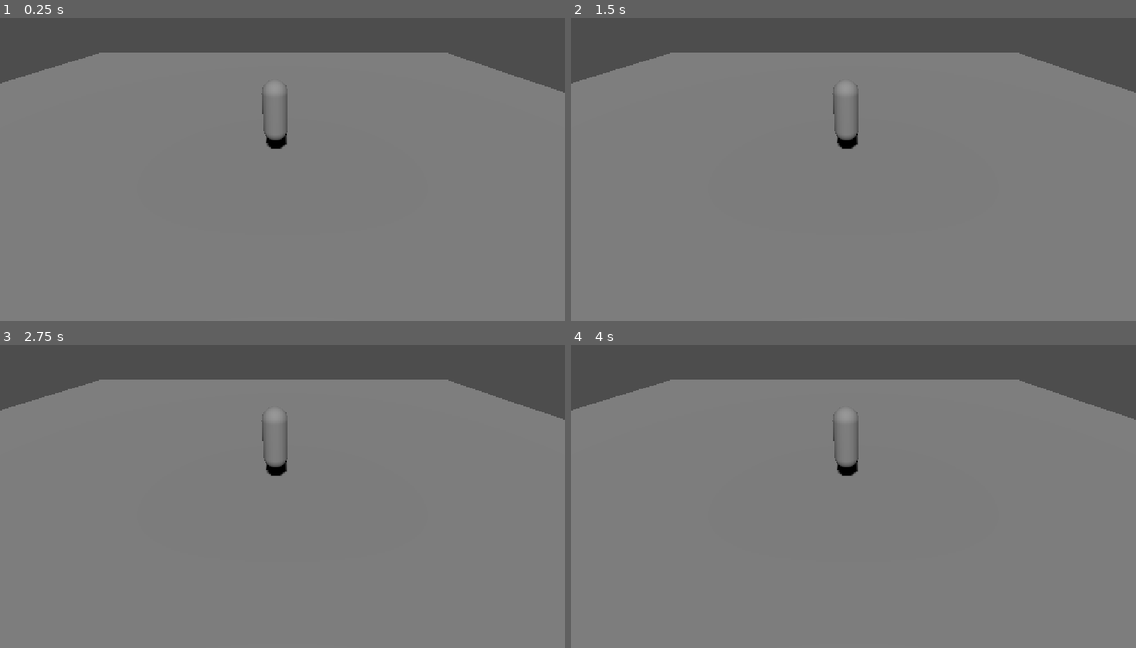
Above: before the commit, frames 1-4 (two rows, left to right).
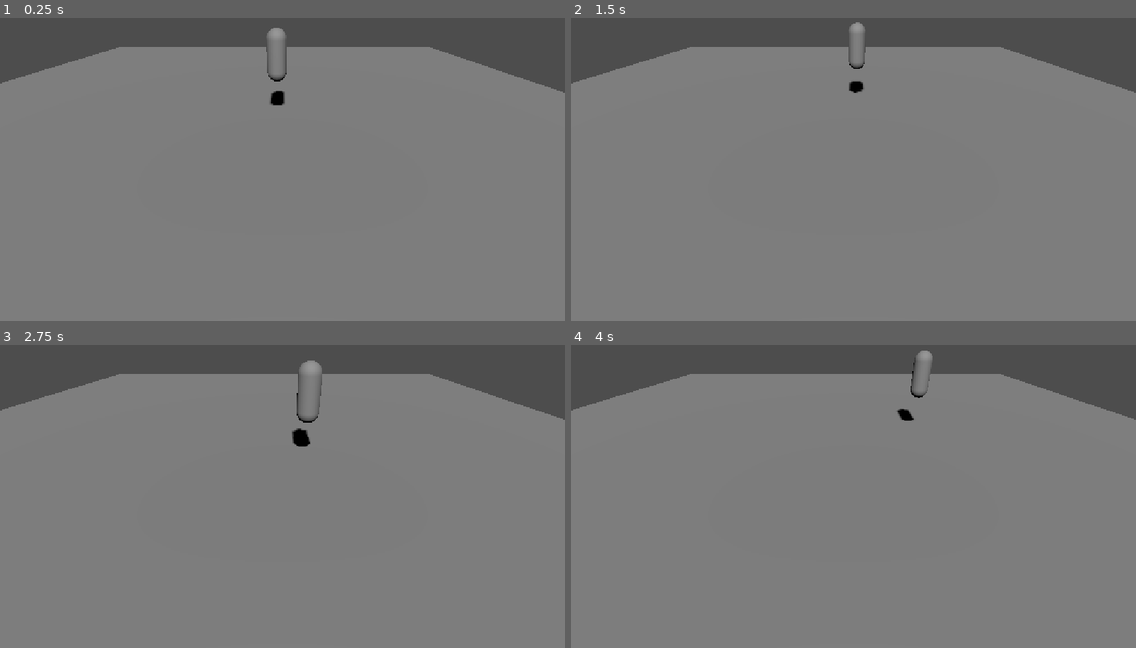
Above: after the commit, the same moments.

Repository: santiagotafur2026/ultimo-turno
Game: Godot game, scene res://main.tscn
Two runs of this game, one before a commit and one after it. Both use one fixed random seed, a clock stepped at 60 frames per second and the inputs below.
Inputs:
- Up to frame 1 (0.25 s): no input
- Up to frame 2 (1.5 s): tap Enter at 0.5 s; hold D (move_right) 0.53-1.28 s; hold Shift (correr) 0.53-1.28 s; hold S (move_down) from 1.28 s (still down); tap Shift (correr) at 1.35 s
- Up to frame 3 (2.75 s): release S (move_down) at 2.03 s; hold D (move_right) from 2.03 s (still down); hold Shift (correr) from 2.03 s (still down)
- Up to frame 4 (4 s): release D (move_right) at 2.78 s; release Shift (correr) at 2.78 s; hold W (move_up) 2.78-3.53 s; tap Shift (correr) at 2.85 s; hold A (move_left) from 3.53 s (still down); hold Shift (correr) from 3.53 s (still down)

The runs differ from the first frame. In frame 1, 1.7% of the frame differs, in the area x 18-79%, y 3-44%; in frame 2, 1.6%; in frame 3, 1.8%, in the area x 18-79%, y 5-44%; in frame 4, 1.7%.

Commit message:
T7 N2 - Tarea A - arranque y frenado
T7 N2 - Tarea A - arranque y frenado

Diff:
--- a/main.gd
+++ b/main.gd
@@ -1,6 +1,6 @@
 extends Node3D
 
-# Pon false para reproducir el "ANTES" (falta la acción 'correr').
+
 const REGISTRAR_CORRER = true
 
 func _ready():
--- a/main.tscn
+++ b/main.tscn
@@ -1,6 +1,7 @@
 [gd_scene format=3 uid="uid://b17nywy4nuhkd"]
 
 [ext_resource type="Script" uid="uid://bk2r7qus8smkx" path="res://main.gd" id="1_ig7tw"]
+[ext_resource type="Script" uid="uid://dfqesq0cjixqx" path="res://personaje.gd" id="2_0xm2m"]
 
 [sub_resource type="BoxShape3D" id="BoxShape3D_uxa2c"]
 size = Vector3(30, 1, 30)
@@ -53,21 +54,25 @@
 mesh = SubResource("BoxMesh_hchaj")
 
 [node name="Camera3D" type="Camera3D" parent="." unique_id=733500645]
-transform = Transform3D(1, 0, 0, 0, 0.81915206, 0.57357645, 0, -0.57357645, 0.81915206, 0.7829555, -0.57456946, 7.108408)
+transform = Transform3D(1, 0, 0, 0, 0.81915206, 0.57357645, 0, -0.57357645, 0.81915206, 0.7829555, -0.57456946, 9.917257)
 current = true
 fov = 68.17596
 
-[node name="CharacterBody3D" type="CharacterBody3D" parent="." unique_id=426956505]
+[node name="Personaje" type="CharacterBody3D" parent="." unique_id=426956505 node_paths=PackedStringArray("camara")]
+script = ExtResource("2_0xm2m")
+camara = NodePath("../Camera3D")
+speed_correr = 2.0
+tiempo_arranque = 0.3
 
-[node name="CollisionShape3D" type="CollisionShape3D" parent="CharacterBody3D" unique_id=649337984]
+[node name="CollisionShape3D" type="CollisionShape3D" parent="Personaje" unique_id=649337984]
 shape = SubResource("CapsuleShape3D_r6318")
 
-[node name="Modelo" type="Node3D" parent="CharacterBody3D" unique_id=453985227]
+[node name="Modelo" type="Node3D" parent="Personaje" unique_id=453985227]
 transform = Transform3D(-1, 0, -8.742278e-08, 0, 1, 0, 8.742278e-08, 0, -1, 0, 0, 0)
 
-[node name="MeshInstance3D" type="MeshInstance3D" parent="CharacterBody3D/Modelo" unique_id=83264983]
-transform = Transform3D(1, 0, 0, 0, 1, 0, 0, 0, 1, -0.58131355, -3.1773314, -0.96136624)
+[node name="MeshInstance3D" type="MeshInstance3D" parent="Personaje/Modelo" unique_id=83264983]
+transform = Transform3D(1, 0, 0, 0, 1, 0, 0, 0, 1, -0.58131355, -3.6342807, -0.96136624)
 mesh = SubResource("CapsuleMesh_uxa2c")
 
-[node name="AnimationPlayer" type="AnimationPlayer" parent="CharacterBody3D/Modelo" unique_id=1329586828]
+[node name="AnimationPlayer" type="AnimationPlayer" parent="Personaje/Modelo" unique_id=1329586828]
 libraries/ = SubResource("AnimationLibrary_h2yge")
--- /dev/null
+++ b/personaje.gd
@@ -0,0 +1,41 @@
+extends CharacterBody3D
+
+@export var camara: Camera3D
+@export var speed_caminar = 2.5
+@export var speed_correr = 6.0
+@export var tiempo_arranque = 0.25
+@onready var anim = $Modelo/AnimationPlayer
+
+# --- Enchufes ---
+@export var multiplicador = 1.0
+@export var empuje = Vector3.ZERO
+@export var accion = ""
+var avance = Vector3.ZERO
+
+func _physics_process(delta):
+	velocity += get_gravity() * delta
+	var input_dir = Input.get_vector("move_left", "move_right",
+		"move_up", "move_down")
+	var entrada = Vector3(input_dir.x, 0.0, input_dir.y)
+	var giro_cam = camara.global_rotation.y
+	var direction = entrada.rotated(Vector3.UP, giro_cam).normalized()
+	var corre = Input.is_action_pressed("correr")
+	var speed = speed_correr if corre else speed_caminar
+
+	var objetivo = direction * speed * multiplicador
+	var paso = speed / tiempo_arranque * delta
+	avance = avance.move_toward(objetivo, paso)
+	velocity.x = avance.x + empuje.x
+	velocity.z = avance.z + empuje.z
+
+	if direction.length() > 0:
+		basis = Basis.looking_at(direction)
+	if accion != "":
+		anim.play(accion)
+	elif avance.length() > speed_caminar + 0.1:
+		anim.play("sprint")
+	elif avance.length() > 0.1:
+		anim.play("walk")
+	else:
+		anim.play("idle")
+	move_and_slide()
Not shown, added: personaje.gd.uid
